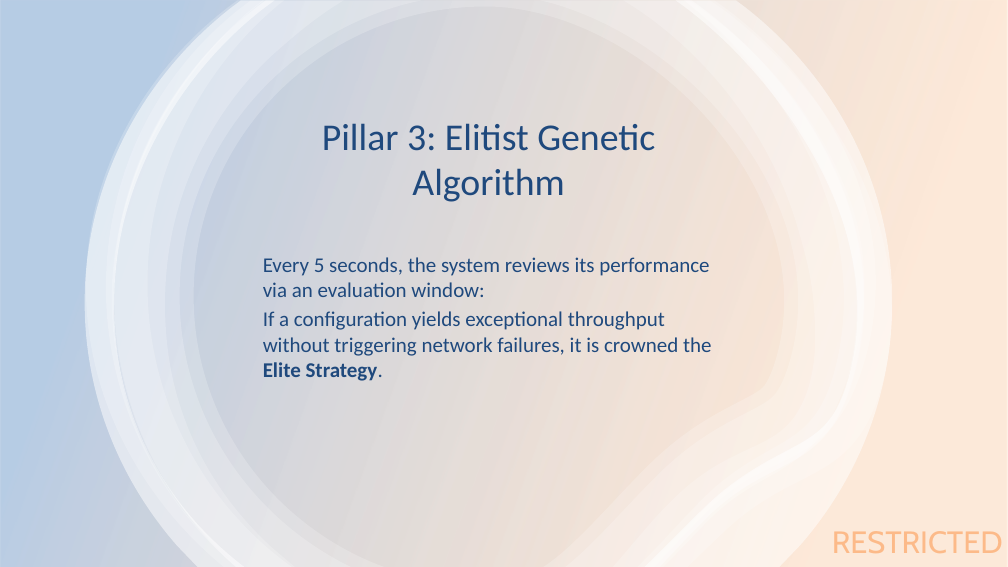
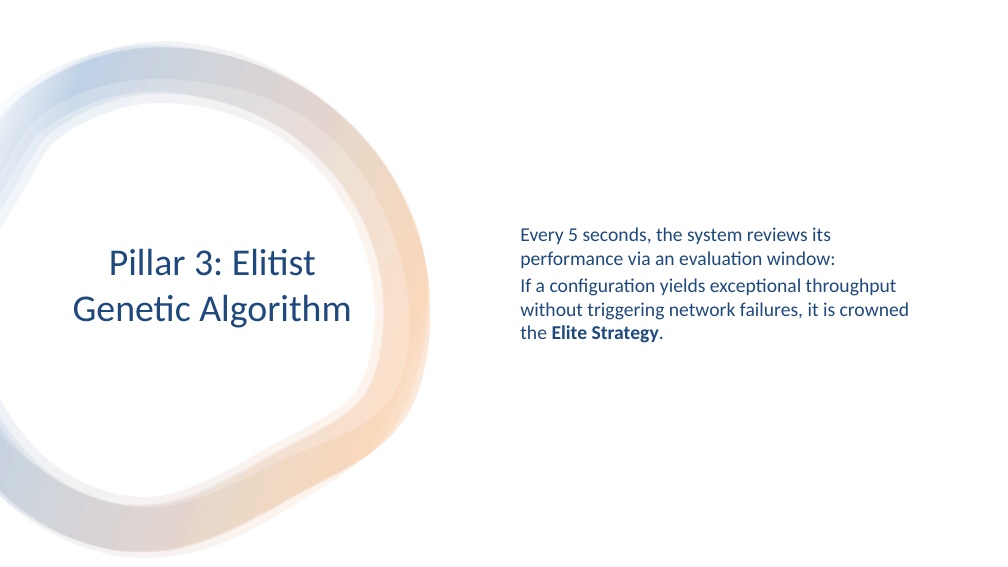
Before and after one commit to caseylmanus/workerpool, a slide deck: slide 13 of presentation.pptx. Drawn at 1008x567 pixels with LibreOffice and Linux fonts; fonts in the diff are those of the drawing. Boxes give left, top, right and bottom in pixels: in the first picture for what was removed or moved away, otherwise in the second. Text is boxed around its words. In the diff, an @@ line names an element or a change of style, - is before the commit and + after.

```diff
--- a/presentation.pptx
+++ b/presentation.pptx
@@ rectangle at (x1=0, y1=0, x2=1008, y2=566): fill gradient #F79646 to #4F81BD to #FFFFFF @@
@@ group removed at (x1=85, y1=0, x2=892, y2=566): 6 freeform shapes @@
@@ group added at (x1=0, y1=42, x2=429, y2=558): 4 freeform shapes @@
@@ text "Every 5 seconds, the system ..." moved from (x1=263, y1=257, x2=711, y2=381) to (x1=520, y1=227, x2=909, y2=343) @@
@@ text "Every 5 seconds, the system ..." at (x1=520, y1=227, x2=909, y2=343): size 15 to 14 pt; vertical alignment top to middle @@
@@ title "Pillar 3: Elitist Genetic Algorithm" rewrapped from (x1=322, y1=123, x2=655, y2=202) to (x1=73, y1=248, x2=351, y2=328) @@
@@ text removed at (x1=832, y1=531, x2=1003, y2=553) @@
-RESTRICTED
```
Also in this commit, not shown: 15 other slides changed.
